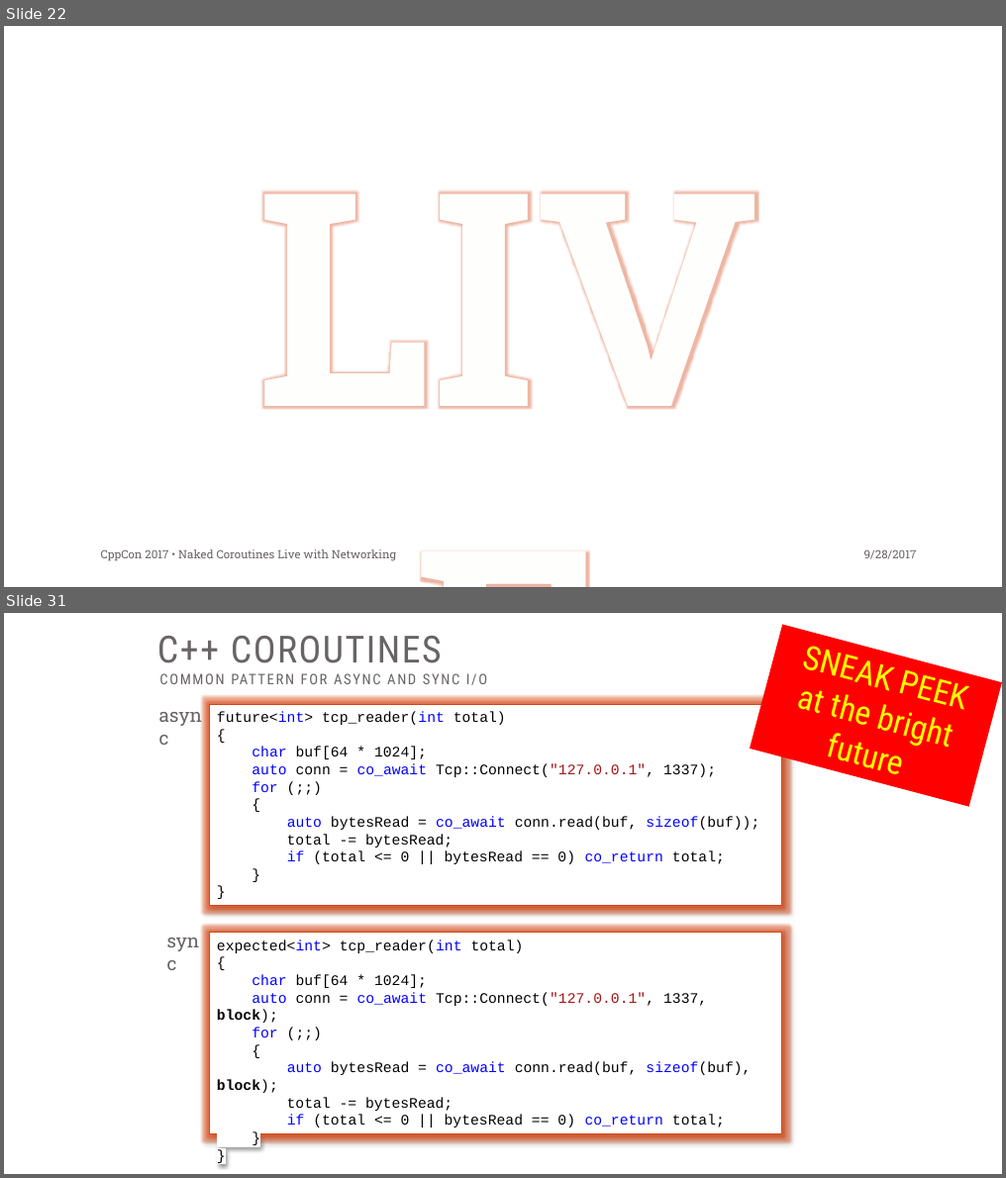
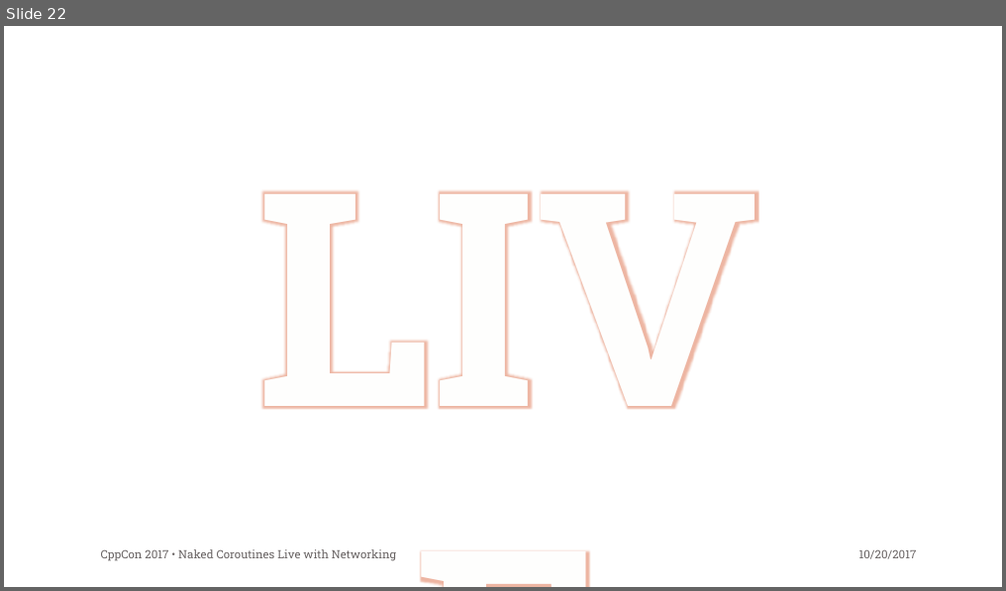
Before and after one commit to GorNishanov/await, a slide deck: 2017_CppCon/CppCon2017-NakedCoroutines.pptx. Shown one above the other, each under a label of ours: slides 22 and 31 before the commit, slide 22 after it; the slides between them are not shown. The pictures are 1006x1178 and 1006x591 pixels, drawn with LibreOffice and Linux fonts; fonts in the diff are those of the drawing; background and template pictures are left out. Boxes give left, top, right and bottom in pixels: in the first picture for what was removed or moved away, otherwise in the second. Text is boxed around its words. In the diff, an @@ line names an element or a change of style, - is before the commit and + after.

```diff
--- a/2017_CppCon/CppCon2017-NakedCoroutines.pptx
+++ b/2017_CppCon/CppCon2017-NakedCoroutines.pptx
@@ slide 31 removed at (4,613,1002,1174), background #FFFFFF @@
@@ text removed at (157,636,442,663) @@
-C++ COROUTINES
@@ rectangle removed at (749,624,1002,807) @@
-SNEAK PEEK
-at the bright future
@@ text removed at (152,700,209,731) @@
-async
@@ text removed at (466,673,487,684) @@
-COMMON PATTERN FOR ASYNC AND SYNC I/O
@@ rectangle removed at (210,704,782,906) @@
-future<int> tcp_reader(int total)
-{
-char buf[64 * 1024];
-auto conn = co_await Tcp::Connect("127.0.0.1", 1337);
-for (;;)
-{
-auto bytesRead = co_await conn.read(buf, sizeof(buf));
-total -= bytesRead;
-if (total <= 0 || bytesRead == 0) co_return total;
-}
-}
@@ text removed at (159,926,208,956) @@
-sync
@@ rectangle removed at (210,933,782,1134) @@
-expected<int> tcp_reader(int total)
-{
-char buf[64 * 1024];
-auto conn = co_await Tcp::Connect("127.0.0.1", 1337, block);
-for (;;)
-{
-auto bytesRead = co_await conn.read(buf, sizeof(buf), block);
-total -= bytesRead;
-if (total <= 0 || bytesRead == 0) co_return total;
-}
-}
@@ ellipse removed at (803,956,874,1026) @@
@@ slide 22 changed as well @@
@@ text at (859,550,917,560): text changed @@
-9/28/2017
+10/20/2017
```
Also in this commit, not shown: 27 other slides changed, 5 other slides removed, 1 other file.
